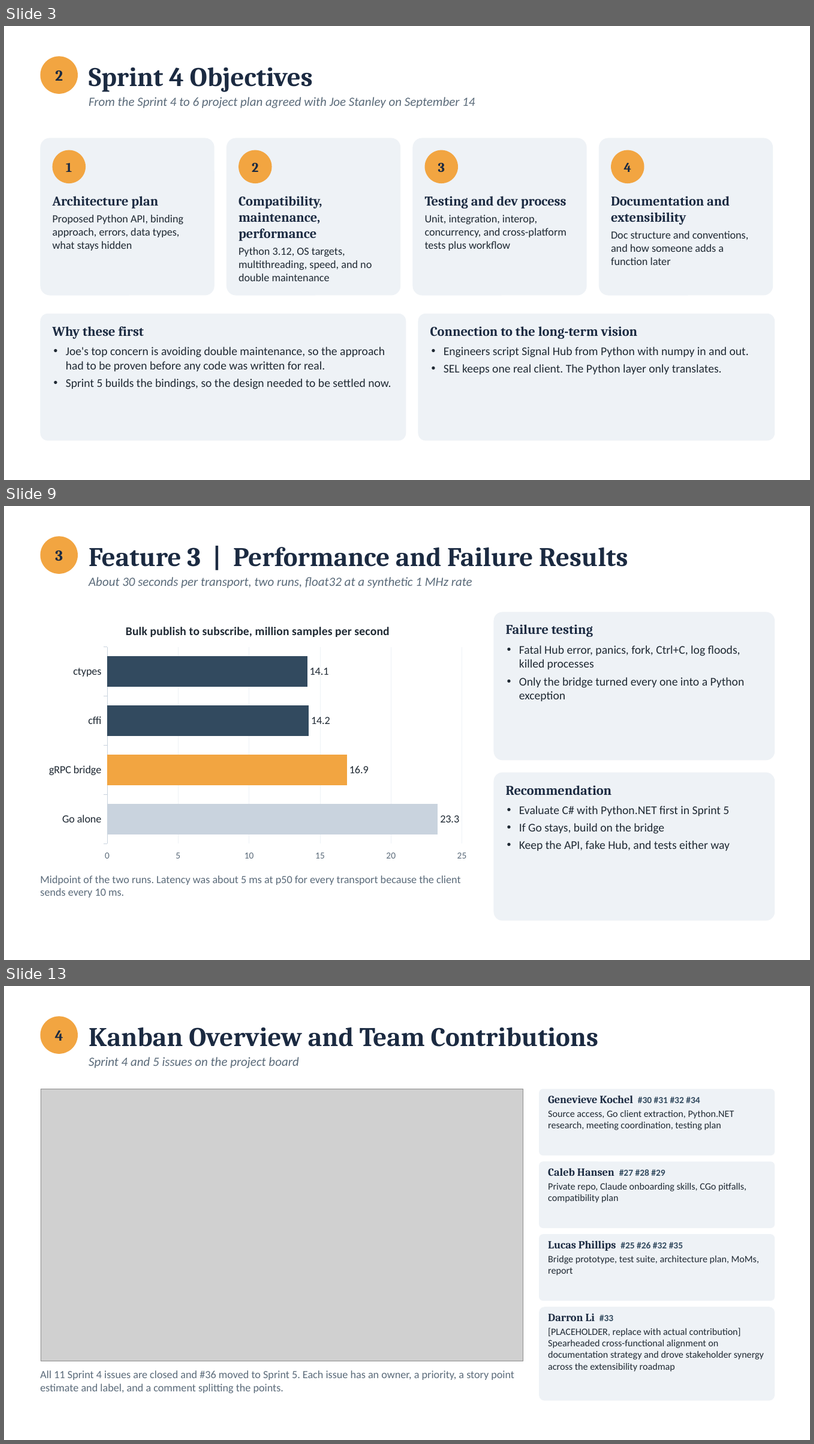
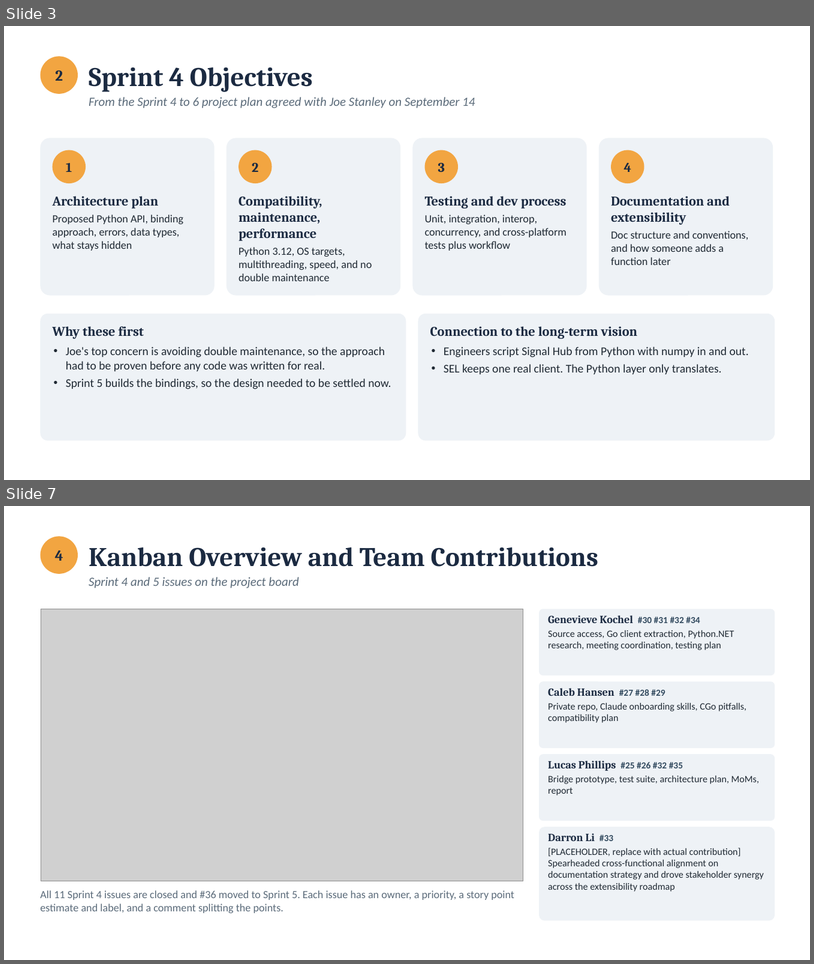
Before and after one commit to calebh13/sel-blueframe-sdk, a slide deck: Sprints/Sprint_4/Sprint 4 Presentation.pptx. Shown one above the other, each under a label of ours: slides 3, 9 and 13 before the commit, slides 3 and 7 after it; the slides between them are not shown. The pictures are 814x1444 and 814x964 pixels, drawn with LibreOffice and Linux fonts; fonts in the diff are those of the drawing; grey boxes stand for pictures. Boxes give left, top, right and bottom in pixels: in the first picture for what was removed or moved away, otherwise in the second. Text is boxed around its words. In the diff, an @@ line names an element or a change of style, - is before the commit and + after.

Commit message:
Prototype overview, client feedback, and shorter feature section in slides

```diff
--- a/Sprints/Sprint_4/Sprint 4 Presentation.pptx
+++ b/Sprints/Sprint_4/Sprint 4 Presentation.pptx
@@ slide 9 removed at <box>4,506,810,960</box>, background #FFFFFF @@
@@ ellipse removed at <box>40,536,78,574</box> @@
-3
@@ text removed at <box>89,547,628,567</box> @@
-Feature 3 | Performance and Failure Results
@@ text removed at <box>89,577,473,588</box> @@
-About 30 seconds per transport, two runs, float32 at a synthetic 1 MHz rate
@@ bar chart removed at <box>40,612,476,866</box> @@
-title "Bulk publish to subscribe, million samples per second"
-categories: Go alone, gRPC bridge, cffi, ctypes
-Series 1: 23.3, 16.9, 14.2, 14.1
@@ rounded rectangle removed at <box>494,612,776,760</box> @@
@@ text removed at <box>506,624,745,701</box> @@
-Failure testing
-• Fatal Hub error, panics, fork, Ctrl+C, log floods, killed processes
-• Only the bridge turned every one into a Python exception
@@ rounded rectangle removed at <box>494,772,776,921</box> @@
@@ text removed at <box>506,785,730,850</box> @@
-Recommendation
-• Evaluate C# with Python.NET first in Sprint 5
-• If Go stays, build on the bridge
-• Keep the API, fake Hub, and tests either way
@@ text removed at <box>40,875,461,897</box> @@
-Midpoint of the two runs. Latency was about 5 ms at p50 for every transport because the client sends every 10 ms.
@@ what was slide 13 is now slide 7 @@
```
Also in this commit, not shown: 6 slides changed, 2 slides added, 7 other slides removed, 8 other files.
